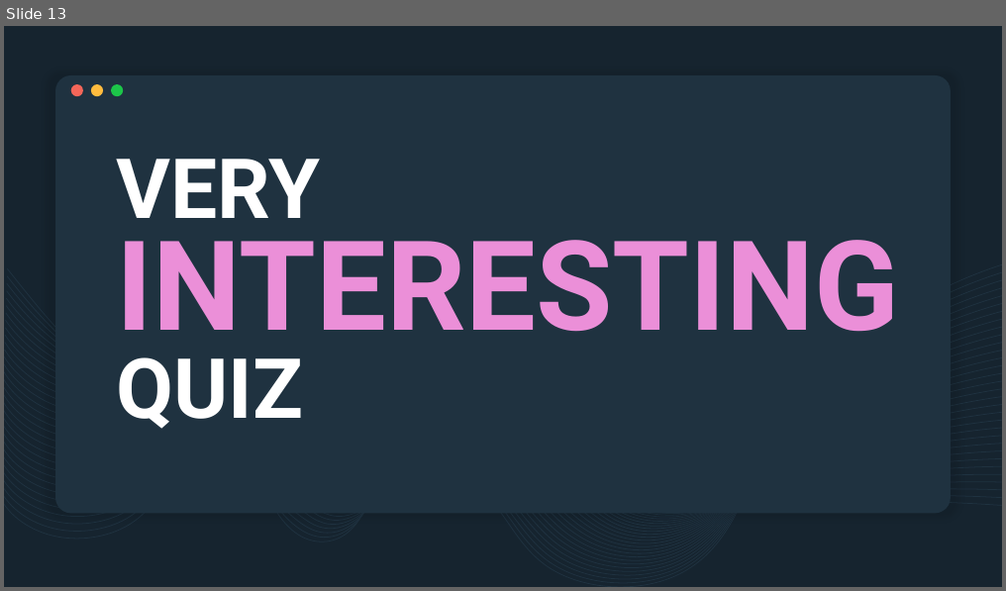
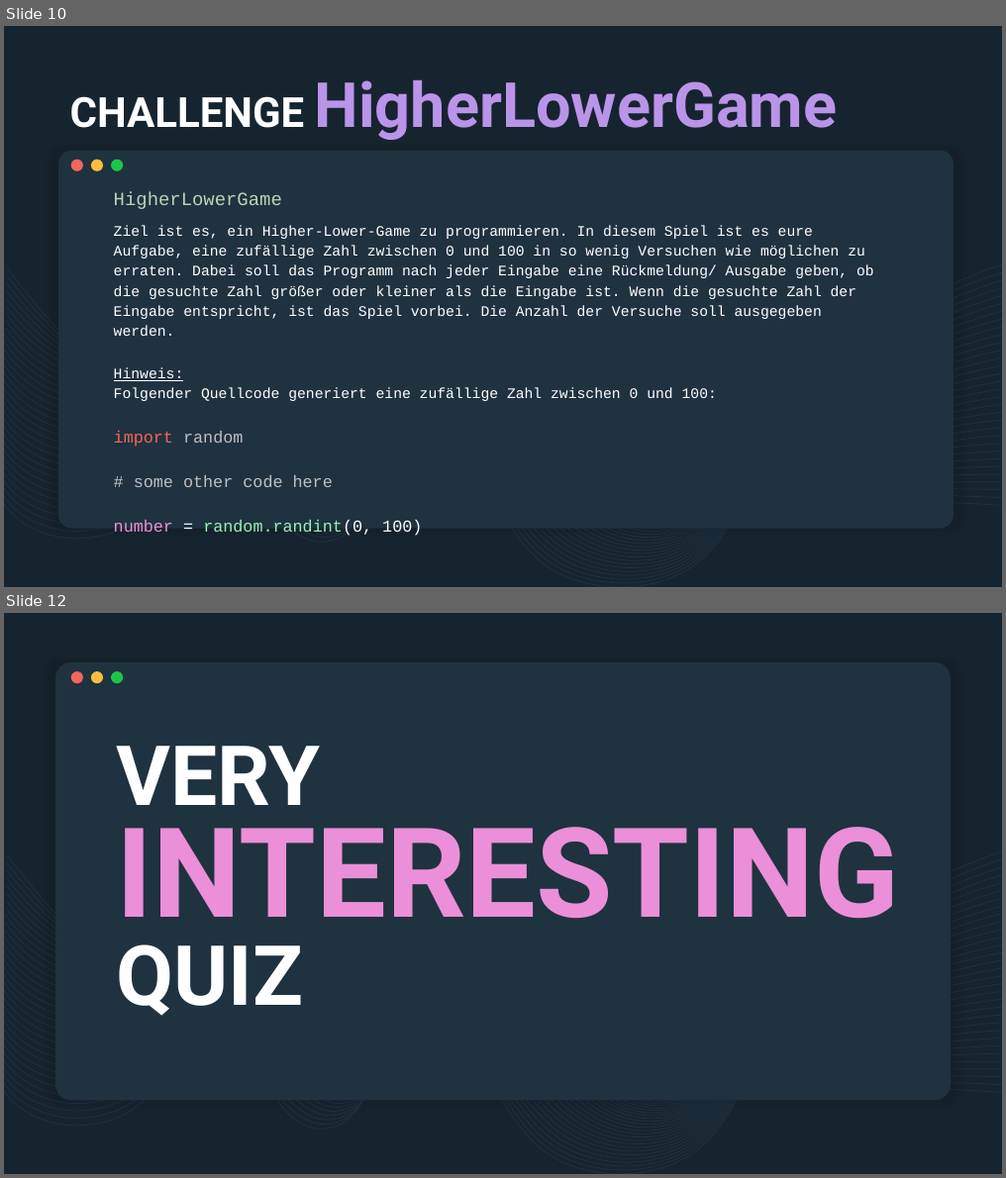
Before and after one commit to derech1e/python-beginner-course, a slide deck: 002/lesson_2.pptx. Shown one above the other, each under a label of ours: slide 13 before the commit, slides 10 and 12 after it; the slides between them are not shown. The pictures are 1006x591 and 1006x1178 pixels, drawn with LibreOffice and Linux fonts; fonts in the diff are those of the drawing. Boxes give left, top, right and bottom in pixels: in the first picture for what was removed or moved away, otherwise in the second. Text is boxed around its words. In the diff, an @@ line names an element or a change of style, - is before the commit and + after.

```diff
--- a/002/lesson_2.pptx
+++ b/002/lesson_2.pptx
@@ slide 10 added at box(4, 26, 1002, 587), background #16242F; not listed: 32 template elements that a slide beside it also shows @@
@@ title added at box(70, 79, 838, 140), 60 pt, text #BA94E9, bold @@
+CHALLENGE HigherLowerGame
@@ rounded rectangle added at box(58, 151, 954, 528), fill #1F3240 @@
@@ ellipse added at box(71, 160, 83, 172), fill #F46659 @@
@@ ellipse added at box(91, 160, 103, 172), fill #FFBC3E @@
@@ ellipse added at box(111, 160, 123, 172), fill #1CC549 @@
@@ subtitle added at box(114, 192, 282, 209), 18 pt, text #B9D4B4 @@
+HigherLowerGame
@@ text added at box(114, 225, 874, 536), 14 pt, text #FFFFFF @@
+Ziel ist es, ein Higher-Lower-Game zu programmieren. In diesem Spiel ist es eure Aufgabe, eine zufällige Zahl zwischen 0 und 100 in so wenig Versuchen wie möglichen zu erraten. Dabei soll das Programm nach jeder Eingabe eine Rückmeldung/ Ausgabe geben, ob die gesuchte Zahl größer oder kleiner als die Eingabe ist. Wenn die gesuchte Zahl der Eingabe entspricht, ist das Spiel vorbei. Die Anzahl der Versuche soll ausgegeben werden.
+Hinweis:
+Folgender Quellcode generiert eine zufällige Zahl zwischen 0 und 100:
+import random
+# some other code here
+number = random.randint(0, 100)
@@ what was slide 13 is now slide 12 @@
```
Also in this commit, not shown: 3 slides changed, 8 other slides added, 10 slides removed, 2 other files.
